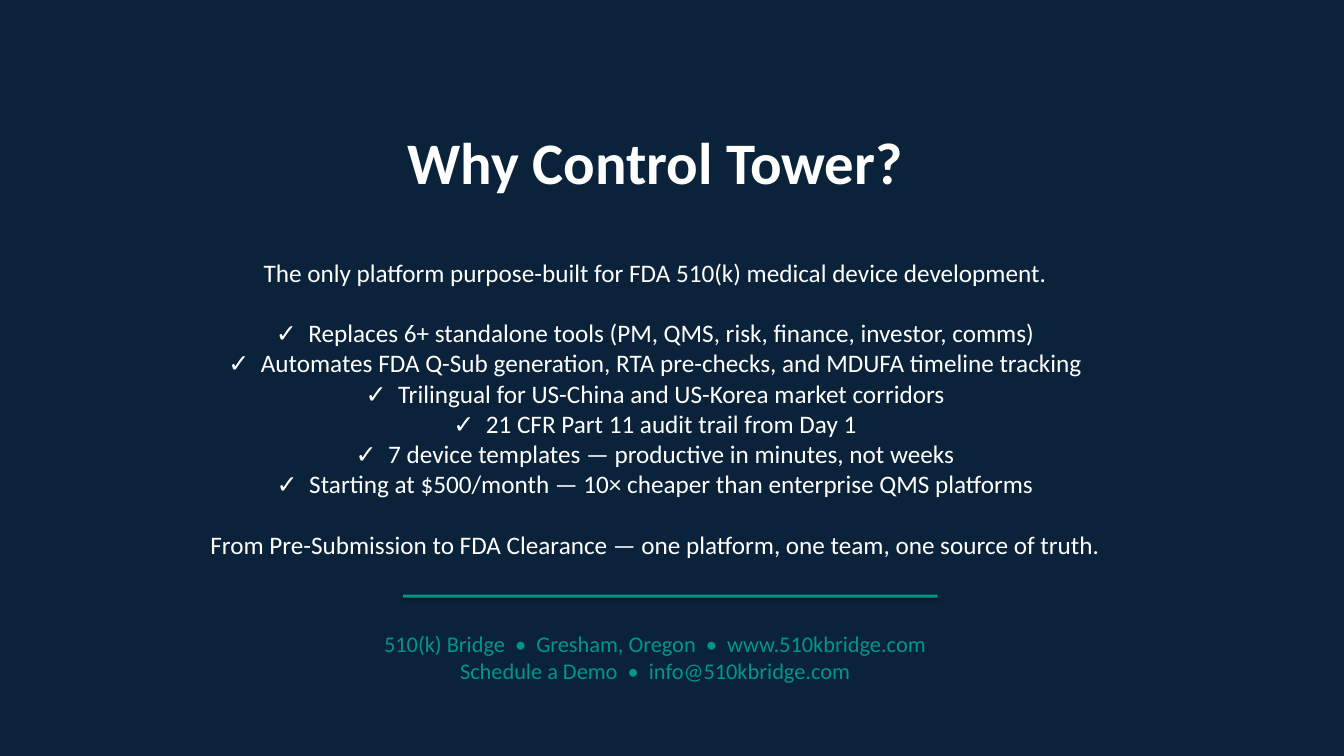
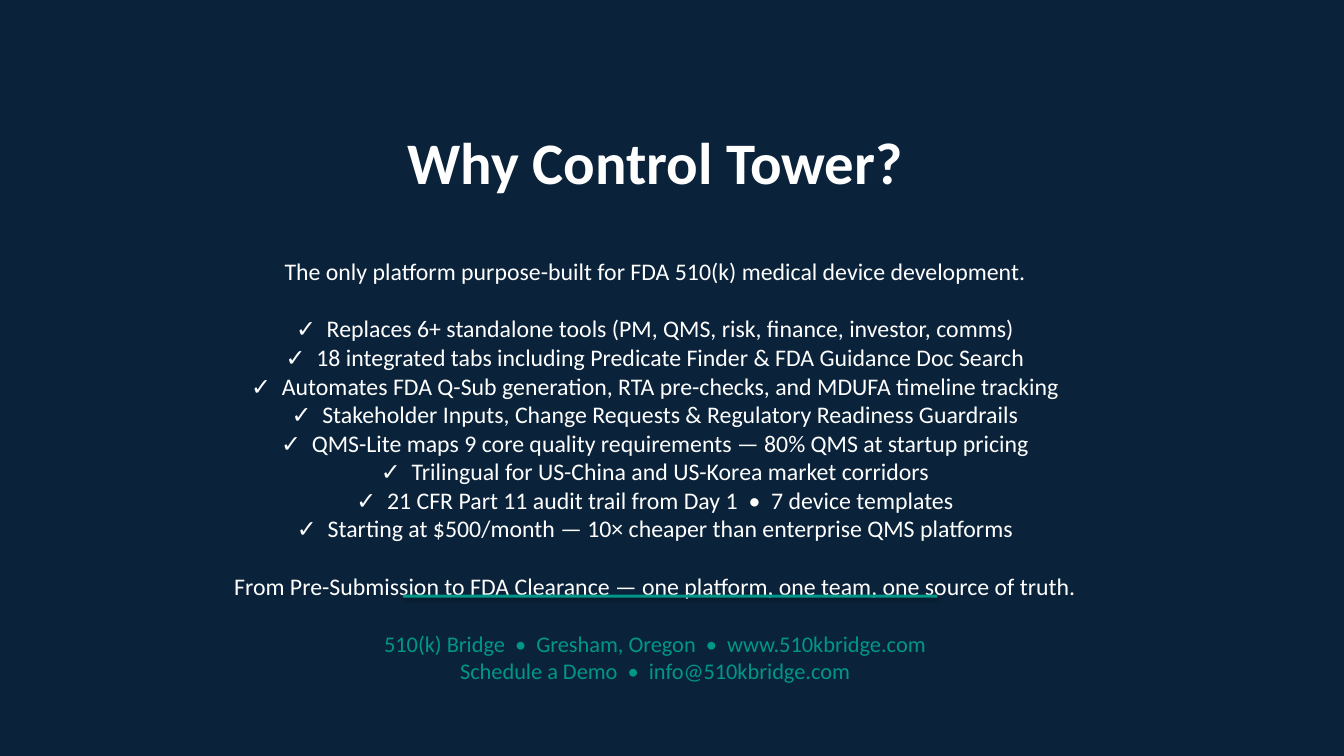
Before and after one commit to londailey6937/arch-medical, a slide deck: slide 28 of Control_Tower_Sales_Deck.pptx (slide 23 before the commit). Drawn at 1344x756 pixels with LibreOffice and Linux fonts; fonts in the diff are those of the drawing. Boxes give left, top, right and bottom in pixels: in the first picture for what was removed or moved away, otherwise in the second. Text is boxed around its words. In the diff, an @@ line names an element or a change of style, - is before the commit and + after.

Commit message:
Update EN+CN PowerPoint decks: 18 tabs, Predicate Finder, FDA Guidance Docs, Stakeholder Inputs, QMS-Lite, Notifications/Export slides (23→28 slides)

```diff
--- a/Control_Tower_Sales_Deck.pptx
+++ b/Control_Tower_Sales_Deck.pptx
@@ text at [234, 262, 1075, 599]: text changed; size 18 to 17 pt @@
-The only platform purpose-built for FDA 510(k) medical device development.
-✓ Replaces 6+ standalone tools (PM, QMS, risk, finance, investor, comms)
-✓ Automates FDA Q-Sub generation, RTA pre-checks, and MDUFA timeline tracking
-✓ Trilingual for US-China and US-Korea market corridors
-✓ 21 CFR Part 11 audit trail from Day 1
-✓ 7 device templates — productive in minutes, not weeks
-✓ Starting at $500/month — 10× cheaper than enterprise QMS platforms
-From Pre-Submission to FDA Clearance — one platform, one team, one source of truth.
+The only platform purpose-built for FDA 510(k) medical device development.
+✓ Replaces 6+ standalone tools (PM, QMS, risk, finance, investor, comms)
+✓ 18 integrated tabs including Predicate Finder & FDA Guidance Doc Search
+✓ Automates FDA Q-Sub generation, RTA pre-checks, and MDUFA timeline tracking
+✓ Stakeholder Inputs, Change Requests & Regulatory Readiness Guardrails
+✓ QMS-Lite maps 9 core quality requirements — 80% QMS at startup pricing
+✓ Trilingual for US-China and US-Korea market corridors
+✓ 21 CFR Part 11 audit trail from Day 1 • 7 device templates
+✓ Starting at $500/month — 10× cheaper than enterprise QMS platforms
+From Pre-Submission to FDA Clearance — one platform, one team, one source of truth.
```
Also in this commit, not shown: 4 other slides changed, 5 slides added, 3 other files.
